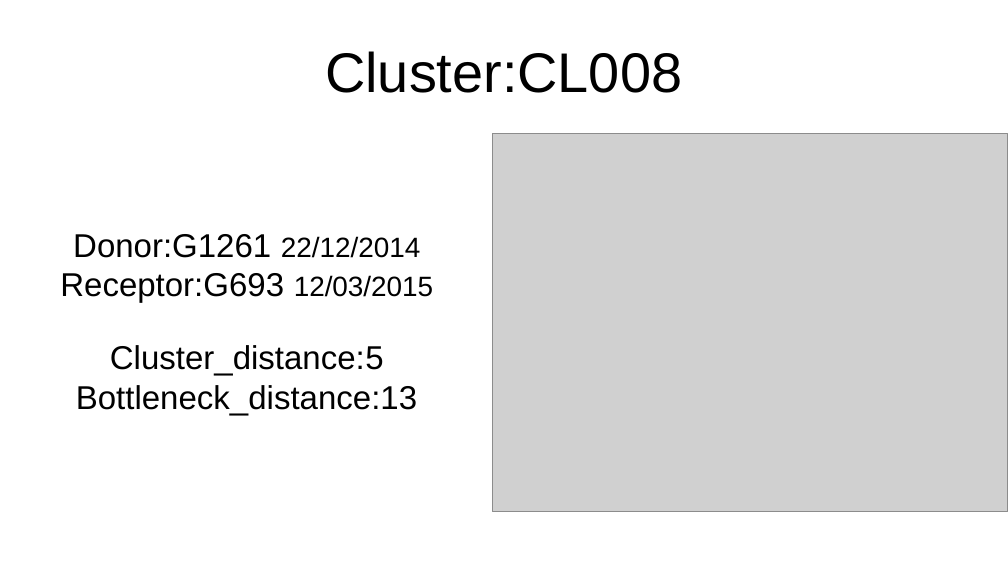
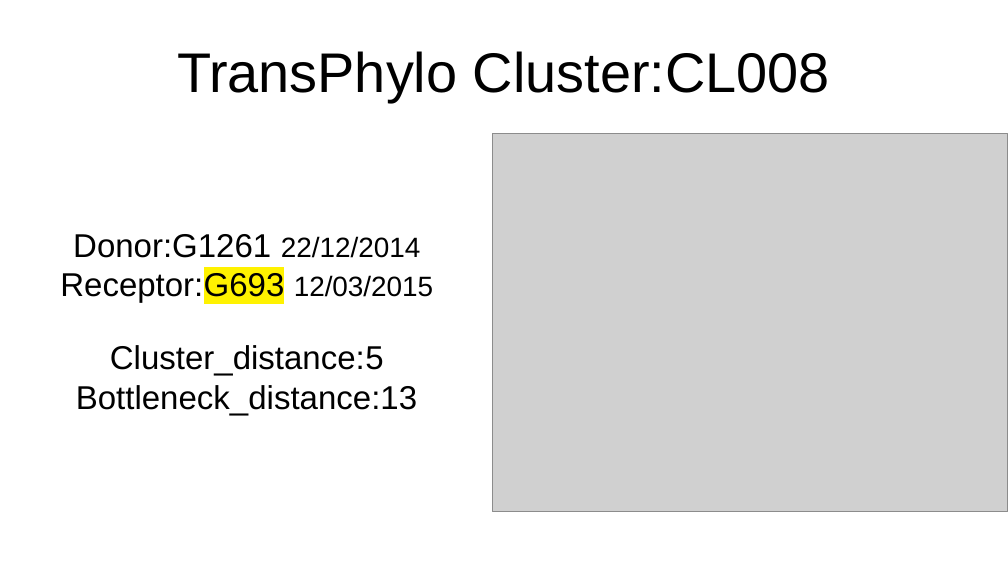
Before and after one commit to TBmex/agit_Bottleneck, a slide deck: slide 38 of Resumen.odp. Drawn at 1008x567 pixels with LibreOffice and Linux fonts; fonts in the diff are those of the drawing; grey boxes stand for pictures. Boxes give left, top, right and bottom in pixels: in the first picture for what was removed or moved away, otherwise in the second. Text is boxed around its words. In the diff, an @@ line names an element or a change of style, - is before the commit and + after.

```diff
--- a/Resumen.odp
+++ b/Resumen.odp
@@ title at <box>177,51,830,102</box>: text changed @@
-Cluster:CL008
+TransPhylo Cluster:CL008
@@ text at <box>60,270,434,303</box>: highlight none to #FFF200 in "Receptor:G693" @@
```
Also in this commit, not shown: 15 other slides changed, 1 other file.
